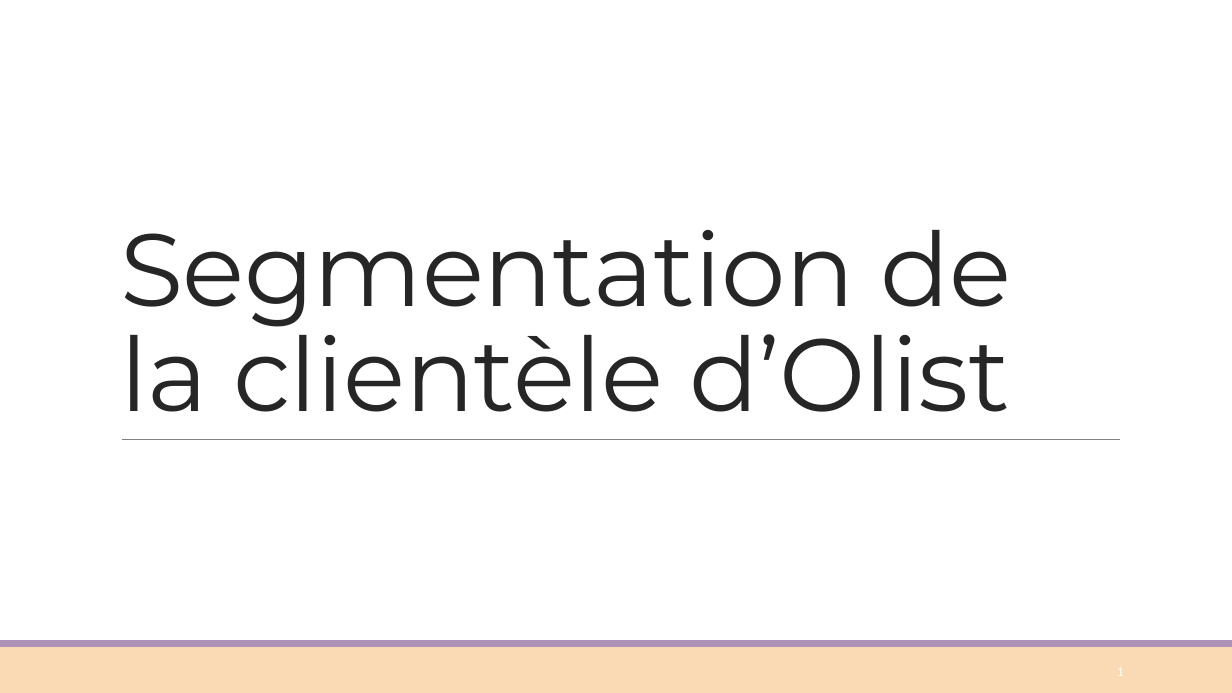
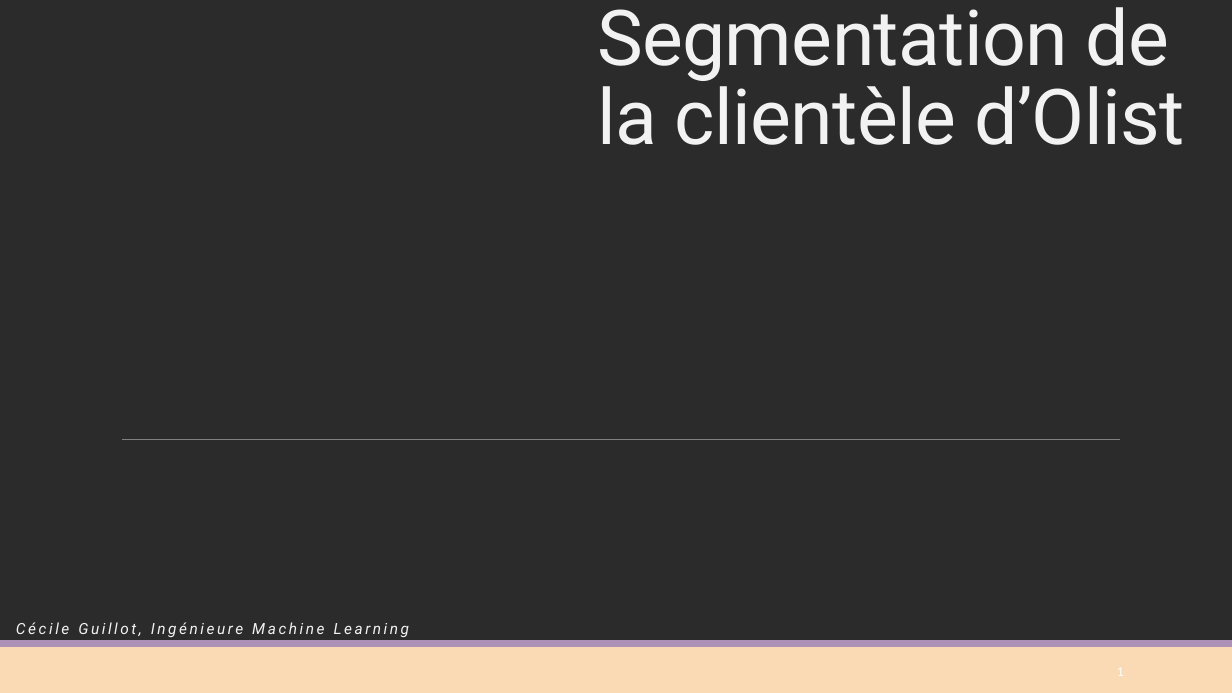
Before and after one commit to Sylvariane/segmentez_les_clients, a slide deck: slide 1 of POlist_03_presentation.pptx. Drawn at 1232x693 pixels with LibreOffice and Linux fonts; fonts in the diff are those of the drawing; background and template pictures are left out; a plain dark background stands for a picture behind light text. Boxes give left, top, right and bottom in pixels: in the first picture for what was removed or moved away, otherwise in the second. Text is boxed around its words. In the diff, an @@ line names an element or a change of style, - is before the commit and + after.

```diff
--- a/POlist_03_presentation.pptx
+++ b/POlist_03_presentation.pptx
@@ background #FFFFFF to picture (left out) @@
@@ title "Segmentation de la clientèle d’Olist": place and size @@
-title "Segmentation de la clientèle d’Olist" at [120, 230, 1011, 412]
+title "Segmentation de la clientèle d’Olist" at [597, 7, 1184, 145]
@@ title "Segmentation de la clientèle d’Olist" at [597, 7, 1184, 145]: size 80 to 60 pt, font Montserrat to Roboto, text colour #262626 to #F2F2F2 @@
@@ subtitle added at [16, 622, 410, 637], 12 pt, text #F2F2F2, italic @@
+Cécile Guillot, Ingénieure Machine Learning
```
Also in this commit, not shown: 4 other slides changed, 1 slide added, 1 slide removed.
